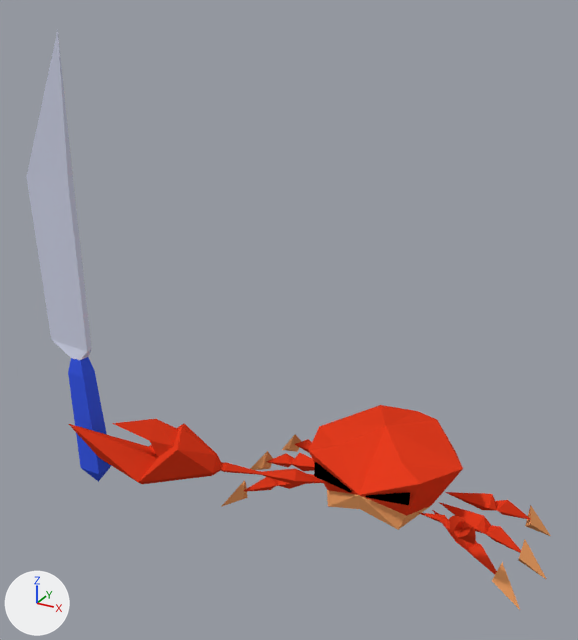
The Blender file Assets/3D Models/Crabbo/Crabbo_V7.blend, before and after one commit.
Camera for both pictures: a camera (50 mm lens) standing at (1.76, -4.61, 3.82) and looking at (-0.6, -0.32, 1.68). Lighting does not change. The marker at lower left points along +X, +Y and +Z.

Before the edit, the objects in view are built like this:
```python
mat_material_003 = diffuse_material('Material.003')
mat_material_003.base_color = (0.8, 0.329, 0.121)  # orange #e79b61
mat_material_004 = diffuse_material('Material.004')
mat_material_004.base_color = (0.8, 0.0467, 0.0141)  # red #e73d20
me_crab = bpy.data.meshes.new('Crab')
me_crab.from_pydata(...)  # 233 vertices, 362 faces; spans x -15.8..15.0, y -51.3..21.1, z -7.5..46.8
# faces by material slot: [16, 20, 16, 66, 244]
me_crab.materials.append(None)
me_crab.materials.append(None)
me_crab.materials.append(None)
me_crab.materials.append(None)
me_crab.materials.append(None)
me_crab.materials.append(None)
ob_crab = bpy.data.objects.new('Crab', me_crab)
ob_crab.location = (0.0, 0.0, 0.093)
ob_crab.rotation_euler = (-0.278, 0.122, -1.168)  # degrees (-16, 7, -67)
ob_crab.scale = (0.0582, 0.0582, 0.0582)
ob_crab.material_slots[0].link = 'OBJECT'; ob_crab.material_slots[0].material = mat_material  # white #cfd3e7
ob_crab.material_slots[1].link = 'OBJECT'; ob_crab.material_slots[1].material = mat_material_001  # blue #3d5be7
ob_crab.material_slots[2].link = 'OBJECT'; ob_crab.material_slots[2].material = mat_material_002  # black #000000
ob_crab.material_slots[3].link = 'OBJECT'; ob_crab.material_slots[3].material = mat_material_003  # orange #e79b61
ob_crab.material_slots[4].link = 'OBJECT'; ob_crab.material_slots[4].material = mat_material_004  # red #e73d20
ob_crab.material_slots[5].link = 'OBJECT'; ob_crab.material_slots[5].material = mat_material_005  # picture img_ao_crabbo
```
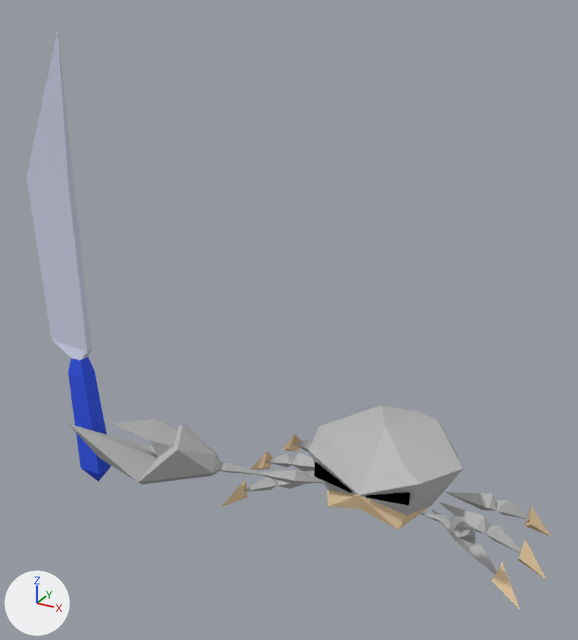
Pixel boxes [x1, y1, x2, y2] of what changed, in the pictures (578 x 640 px):
'Crab', recoloured (red to grey): [69, 405, 551, 610] in both

Diff of the bpy script that builds the scene:
```diff
--- a/Assets/3D Models/Crabbo/Crabbo_V7.blend.py
+++ b/Assets/3D Models/Crabbo/Crabbo_V7.blend.py
@@ mat_material_003 @@
 mat_material_003 = diffuse_material('Material.003')
-mat_material_003.base_color = (0.8, 0.329, 0.121)  # orange #e79b62
+mat_material_003.base_color = (0.8, 0.601, 0.365)  # beige #e7cca3
@@ mat_material_004 @@
 mat_material_004 = diffuse_material('Material.004')
-mat_material_004.base_color = (0.8, 0.0467, 0.0141)  # red #e73d20
+mat_material_004.base_color = (0.5, 0.5, 0.5)  # grey #bcbcbc
```
